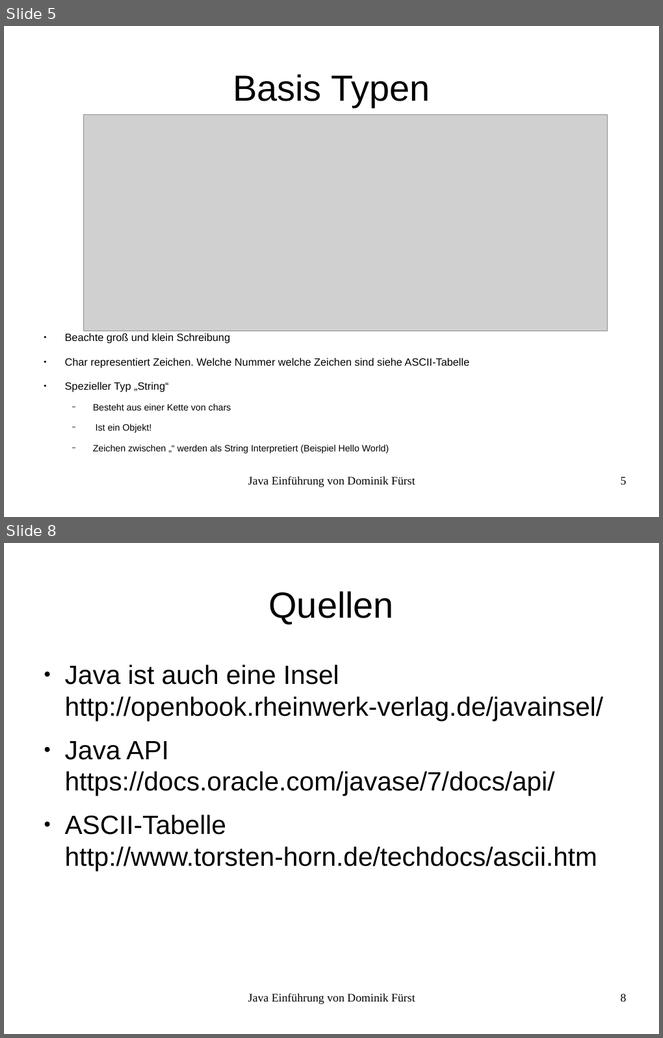
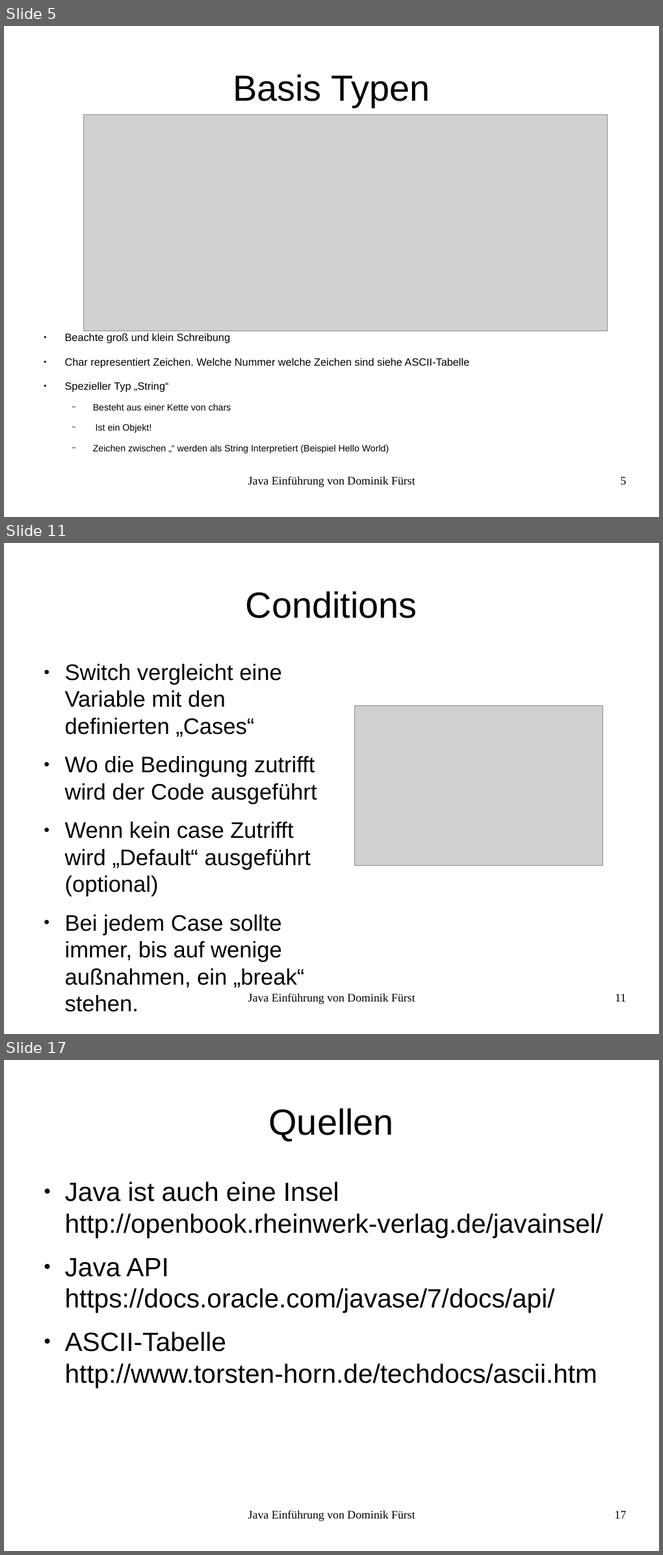
Before and after one commit to Trickels/JavaTutorial, a slide deck: LessonOne/Java_Präsentation.odp. Shown one above the other, each under a label of ours: slides 5 and 8 before the commit, slides 5, 11 and 17 after it; the slides between them are not shown. The pictures are 663x1038 and 663x1555 pixels, drawn with LibreOffice and Linux fonts; fonts in the diff are those of the drawing; grey boxes stand for pictures. Boxes give left, top, right and bottom in pixels: in the first picture for what was removed or moved away, otherwise in the second. Text is boxed around its words. In the diff, an @@ line names an element or a change of style, - is before the commit and + after.

```diff
--- a/LessonOne/Java_Präsentation.odp
+++ b/LessonOne/Java_Präsentation.odp
@@ slide 11 added at (x1=4, y1=543, x2=659, y2=1034), background #FFFFFF @@
@@ title added at (x1=246, y1=591, x2=417, y2=618), 44 pt, text #000000 @@
+Conditions
@@ text added at (x1=65, y1=664, x2=317, y2=1012), 27.2 pt, text #000000 @@
+● Switch vergleicht eine Variable mit den definierten „Cases“
+● Wo die Bedingung zutrifft wird der Code ausgeführt
+● Wenn kein case Zutrifft wird „Default“ ausgeführt (optional)
+● Bei jedem Case sollte immer, bis auf wenige außnahmen, ein „break“ stehen.
@@ picture added at (x1=355, y1=706, x2=603, y2=866) @@
@@ text added at (x1=248, y1=993, x2=415, y2=1005), 14 pt, text #000000 @@
+Java Einführung von Dominik Fürst
@@ page number added at (x1=615, y1=994, x2=626, y2=1002), 14 pt, text #000000 @@
+11
@@ what was slide 8 is now slide 17 @@
@@ page number at (x1=615, y1=1511, x2=627, y2=1519): text changed @@
-8
+17
```
Also in this commit, not shown: 3 slides changed, 8 other slides added, 6 other files.
